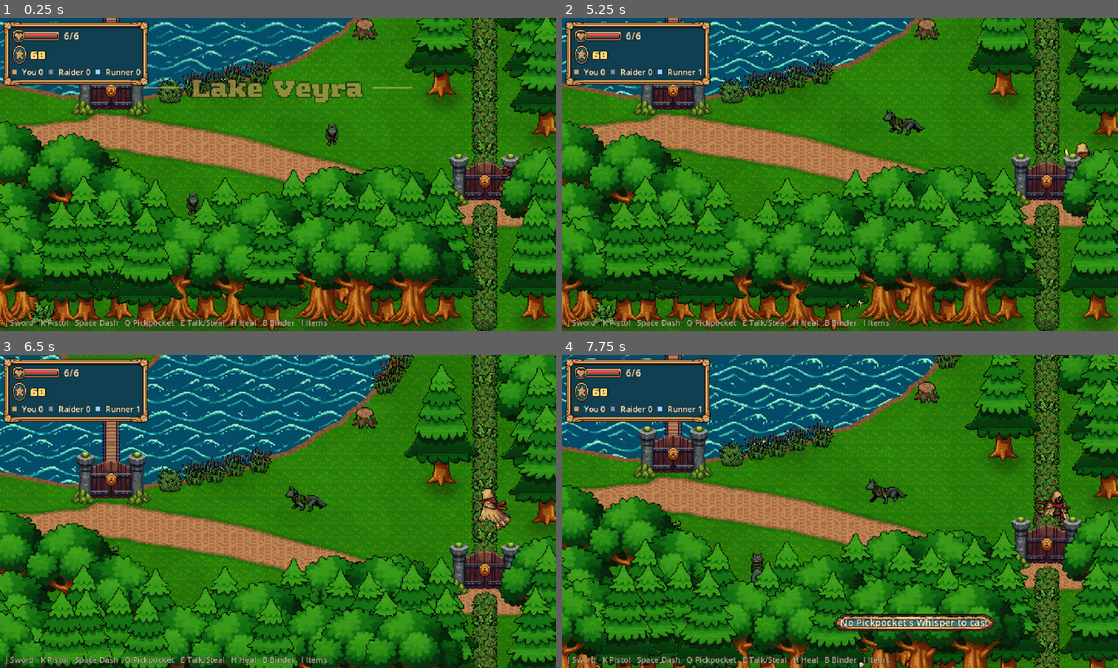
Above: before the commit, frames 1-4 (two rows, left to right).
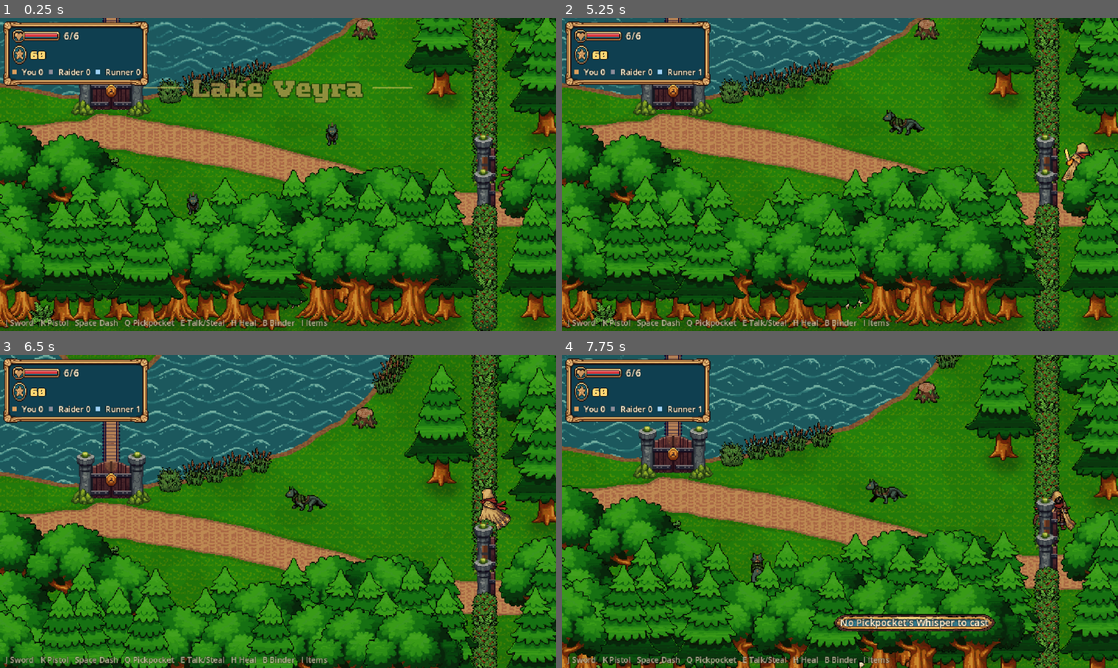
Above: after the commit, the same moments.

Repository: jnron5/greed-island
Game: Godot game, scene res://scenes/world/lake_veyra.tscn
Same seed, same stepped clock (60 frames per second), same inputs: the game is played once before the commit and once after it. This scene is started directly instead of the project's main scene.
Inputs (mouse positions are in pixels of both pictures, inside the frame that each line leads up to):
- Up to frame 1 (0.25 s): no input
- Up to frame 2 (5.25 s): tap Enter (ui_accept) at 0.5, 0.77, 1.07, 3.5, 3.77, 4.07 s; move the mouse to (962, 158) at 0.52 s; hold D (move_right) 0.53-1.25 s; hold Tab (binder) 0.53-1.25 s; click (962, 158) at 0.67 s; click "Binder" at 1.25 s; click "Items" at 2 s; click "Fresh Bread x2" at 2.75 s; move the mouse to (728, 190) at 3.52 s; hold S (move_down) 3.53-4.28 s; tap Space (dash) at 3.6 s; move the mouse to (895, 105) at 4.27 s; hold D (move_right) 4.28-5.03 s; hold E (interact) 4.28-5.03 s; move the mouse to (812, 237) at 5.02 s; hold W (move_up) from 5.03 s (still down); tap I (items) at 5.1 s; click (812, 237) at 5.17 s
- Up to frame 3 (6.5 s): tap Enter (ui_accept) at 5.27, 5.57, 6.02, 6.32 s; move the mouse to (444, 558) at 5.77 s; release W (move_up) at 5.78 s; hold A (move_left) from 5.78 s (still down); tap K (pistol) at 5.85 s
- Up to frame 4 (7.75 s): move the mouse to (673, 464) at 6.52 s; tap H (quick_heal) at 6.6 s; tap Enter (ui_accept) at 6.77, 7.07 s; move the mouse to (867, 511) at 7.27 s; release A (move_left) at 7.28 s; hold S (move_down) from 7.28 s (still down); tap Q (spell) at 7.35 s; click (867, 511) at 7.42 s

The runs differ from the first frame. In frame 1, 2.4% of the frame differs, in the area x 0-94%, y 0-61%; in frame 2, 4.2%; in frame 3, 8.6%, in the area x 0-94%, y 0-77%; in frame 4, 5.2%.

Commit message:
Forest water: a calm teal lake, streams that flow, falls that pour; side-on gates
- Thornveil's lake (and Lake Veyra's) no longer uses the sea's breaking waves: the
  same animated tile, recoloured to deep forest teal with the whitecaps softened to
  glints (make_forest_water.py).
- Streams are their own layer: a PixelLab stream tile, made seamless, moving
  downstream a step each frame.
- Waterfalls pour a PixelLab falling-water tile down each fall's shape, shaded
  round at the sides, with a bright lip and foam at the foot.
- The ground's painted water under all of it is the same teal, so no bright sea-blue
  rims show at the shores.
- Card gates across east-west passages are drawn side-on: one post behind the
  other with the gate edge-on between them.

Co-Authored-By: Claude Opus 5.5 <noreply@anthropic.com>

Diff:
--- a/scenes/world/lake_veyra.tscn
+++ b/scenes/world/lake_veyra.tscn
@@ -30,10 +30,10 @@
 [ext_resource type="Texture2D" path="res://assets/sprites/tiles/forest/props/stump.png" id="81_stump"]
 [ext_resource type="Texture2D" path="res://assets/sprites/tiles/thornveil/lake_veyra_water_mask.png" id="84_lakemask"]
 [ext_resource type="Script" path="res://scripts/world/tiled_animation.gd" id="84_tiled"]
-[ext_resource type="Texture2D" path="res://assets/sprites/tiles/kalmora2/anim/bay_water.png" id="84_waves"]
 [ext_resource type="Script" path="res://scripts/systems/chest.gd" id="70_chest"]
 [ext_resource type="Texture2D" path="res://assets/sprites/tiles/thornveil/props/chest.png" id="70_chest_shut"]
 [ext_resource type="Texture2D" path="res://assets/sprites/tiles/thornveil/props/chest_open.png" id="70_chest_open"]
+[ext_resource type="Texture2D" path="res://assets/sprites/tiles/thornveil/water/lake.png" id="84_waves"]
 
 [sub_resource type="RectangleShape2D" id="R192x8"]
 size = Vector2(192, 8)
@@ -2256,11 +2256,10 @@
 texture = ExtResource("84_lakemask")
 
 [node name="Waves" type="Sprite2D" parent="LakeWater"]
-modulate = Color(0.78, 1, 0.9, 1)
 script = ExtResource("84_tiled")
 strip = ExtResource("84_waves")
 frame_count = 8
-fps = 4.0
+fps = 3.0
 region_rect = Rect2(0, 0, 1024, 800)
 
 [node name="Player" parent="." instance=ExtResource("2_player")]
--- a/scenes/world/thornveil.tscn
+++ b/scenes/world/thornveil.tscn
@@ -17,7 +17,9 @@
 [ext_resource type="PackedScene" path="res://scenes/ui/shop_panel.tscn" id="16_shop"]
 [ext_resource type="Texture2D" path="res://assets/sprites/tiles/thornveil/thornveil_water_mask.png" id="17_watermask"]
 [ext_resource type="Script" path="res://scripts/world/tiled_animation.gd" id="18_tiled"]
-[ext_resource type="Texture2D" path="res://assets/sprites/tiles/kalmora2/anim/bay_water.png" id="19_waves"]
+[ext_resource type="Texture2D" path="res://assets/sprites/tiles/thornveil/water/lake.png" id="19_waves"]
+[ext_resource type="Texture2D" path="res://assets/sprites/tiles/thornveil/thornveil_stream_mask.png" id="17_streammask"]
+[ext_resource type="Texture2D" path="res://assets/sprites/tiles/thornveil/water/stream_flow.png" id="19_flow"]
 [ext_resource type="Script" path="res://scripts/systems/chest.gd" id="20_chest"]
 [ext_resource type="Script" path="res://scripts/systems/healing_spring.gd" id="21_spring"]
 [ext_resource type="PackedScene" path="res://scenes/world/props/great_tree.tscn" id="22_great"]
@@ -7260,7 +7262,20 @@
 script = ExtResource("18_tiled")
 strip = ExtResource("19_waves")
 frame_count = 8
-fps = 5.0
+fps = 3.0
+region_rect = Rect2(0, 0, 2176, 1632)
+
+[node name="Streams" type="Sprite2D" parent="."]
+z_index = -9
+clip_children = 1
+position = Vector2(0.0, -688.0)
+texture = ExtResource("17_streammask")
+
+[node name="Flow" type="Sprite2D" parent="Streams"]
+script = ExtResource("18_tiled")
+strip = ExtResource("19_flow")
+frame_count = 8
+fps = 8.0
 region_rect = Rect2(0, 0, 2176, 1632)
 
 [node name="Player" parent="." instance=ExtResource("2_player")]
--- a/scripts/systems/card_gate.gd
+++ b/scripts/systems/card_gate.gd
@@ -95,17 +95,46 @@
 			if not is_open():
 				_draw_seal(Vector2(0, -14), glow)
 		_:
-			var tex := OPEN if is_open() else CLOSED
-			var sx := width / GAP
-			var size := Vector2(tex.get_width() * sx, tex.get_height())
-			draw_texture_rect(tex, Rect2(Vector2(-size.x / 2.0, 8 - 72), size), false)
-			if not is_open():
-				draw_circle(Vector2(0, -38), 7.0, Color(1.0, 0.8, 0.35, 0.18 * glow))   # the seal's glow
+			if vertical:
+				_draw_side_on(glow)
+			else:
+				var tex := OPEN if is_open() else CLOSED
+				var sx := width / GAP
+				var size := Vector2(tex.get_width() * sx, tex.get_height())
+				draw_texture_rect(tex, Rect2(Vector2(-size.x / 2.0, 8 - 72), size), false)
+				if not is_open():
+					draw_circle(Vector2(0, -38), 7.0, Color(1.0, 0.8, 0.35, 0.18 * glow))   # the seal's glow
 	if _player_near and not is_open():
 		var gate := CardDatabase.get_gate(gate_id)
 		var card := CardDatabase.get_card(gate.cost_card_id) if gate else null
 		if card:
 			WorldPrompt.draw(self, Vector2(0, -44), "E", "Open (%d %s)" % [gate.cost_amount, card.display_name])
+
+
+## Across an east-west passage the same gate is seen from the side: one post behind
+## the other (north further up the screen), and between them the gate itself edge-on,
+## a narrow wooden panel with iron bands and the gold seal on its face. Opened, the
+## two leaves stand folded back against the posts.
+func _draw_side_on(glow: float) -> void:
+	var half := width / 2.0
+	var post := Rect2(8, 10, 24, 62)                  # the left post in the gate art, with its moss
+	var wood := Color(0.36, 0.2, 0.13)
+	var wood_light := Color(0.5, 0.3, 0.18)
+	var iron := Color(0.2, 0.2, 0.24)
+	# The north post first (it's further away), then the gate, then the south post.
+	draw_texture_rect_region(CLOSED, Rect2(Vector2(-post.size.x / 2.0, -half - post.size.y + 6), post.size), post)
+	if is_open():
+		for y0 in [-half + 2.0, half - 10.0]:
+			draw_rect(Rect2(-2, y0 - 26, 4, 34), wood)
+			draw_rect(Rect2(-2, y0 - 26, 1, 34), wood_light)
+	else:
+		var top := -half - 30.0
+		draw_rect(Rect2(-3, top, 6, width + 30), wood)
+		draw_rect(Rect2(-3, top, 2, width + 30), wood_light)
+		for y in [top + 8.0, half - 10.0]:
+			draw_rect(Rect2(-4, y, 8, 3), iron)
+		_draw_seal(Vector2(0, top + (width + 30) / 2.0), glow)
+	draw_texture_rect_region(CLOSED, Rect2(Vector2(-post.size.x / 2.0, half - post.size.y + 6), post.size), post)
 
 
 ## A small card-shaped plate glowing gold: pay a card here to open.
Binary file changed: assets/sprites/tiles/thornveil/falls/fall_1.png
Binary file changed: assets/sprites/tiles/thornveil/falls/fall_10.png
Binary file changed: assets/sprites/tiles/thornveil/falls/fall_2.png
Binary file changed: assets/sprites/tiles/thornveil/falls/fall_3.png
Binary file changed: assets/sprites/tiles/thornveil/falls/fall_4.png
Binary file changed: assets/sprites/tiles/thornveil/falls/fall_5.png
Binary file changed: assets/sprites/tiles/thornveil/falls/fall_6.png
Binary file changed: assets/sprites/tiles/thornveil/falls/fall_7.png
Binary file changed: assets/sprites/tiles/thornveil/falls/fall_8.png
Binary file changed: assets/sprites/tiles/thornveil/falls/fall_9.png
Binary file changed: assets/sprites/tiles/thornveil/thornveil_ground.png
Binary file added: assets/sprites/tiles/thornveil/thornveil_stream_mask.png
(and 16 more such lines)
